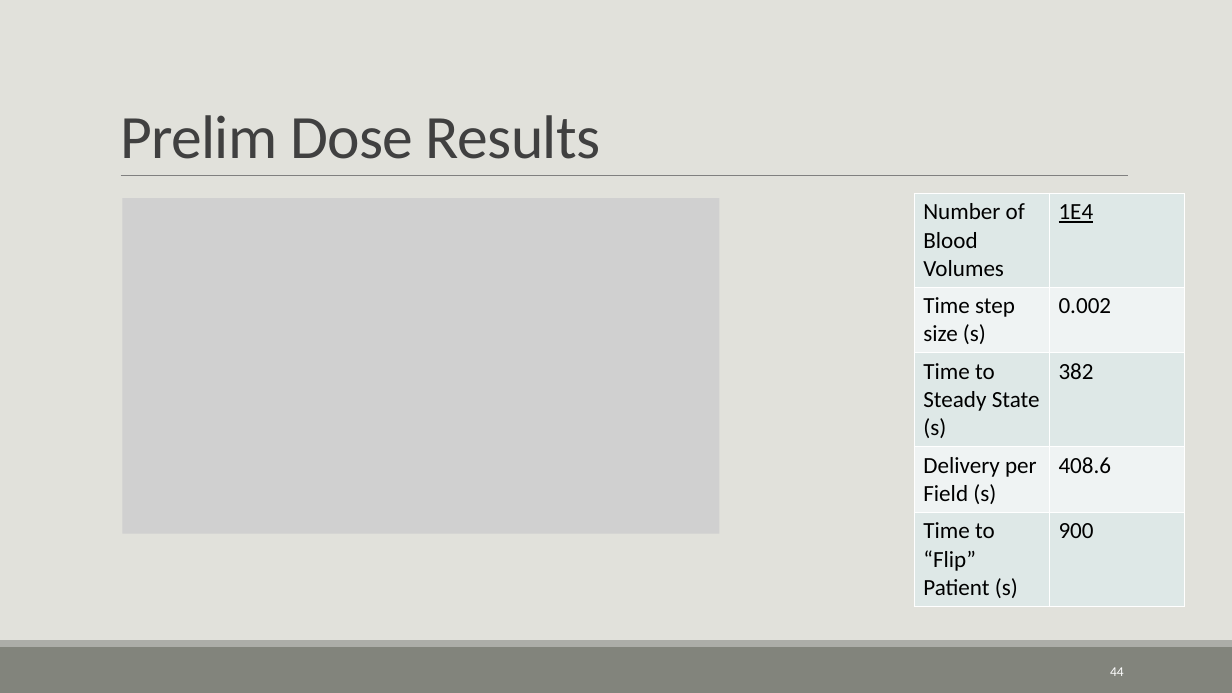
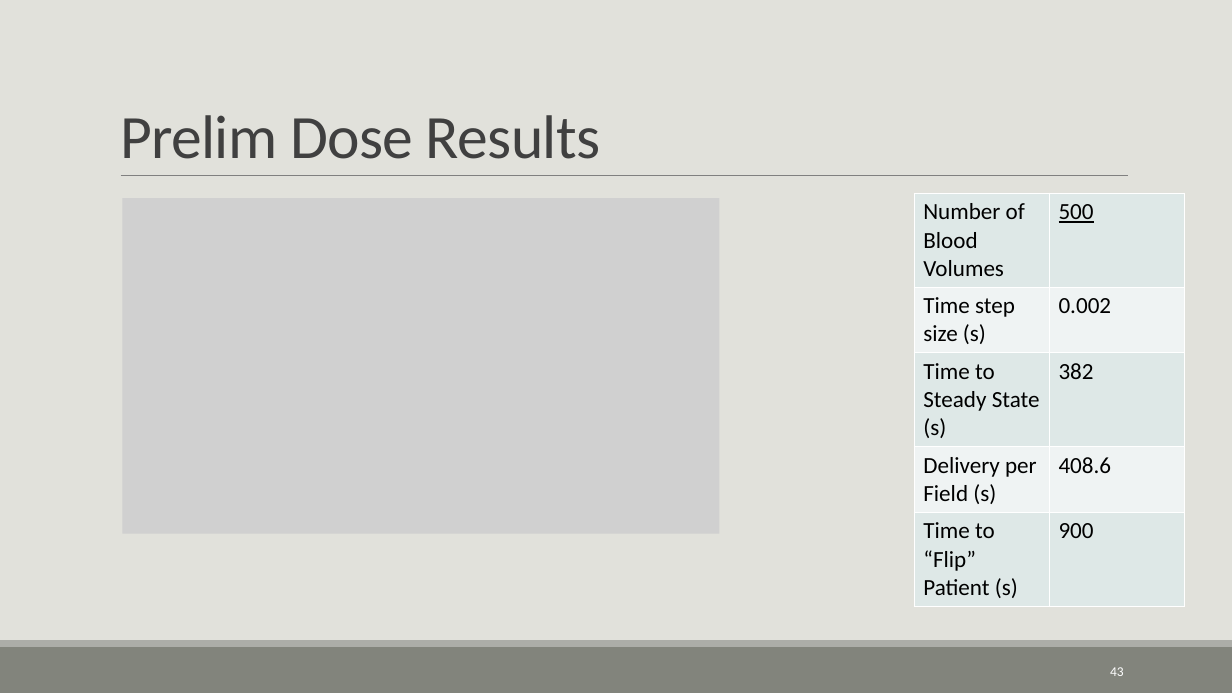
Before and after one commit to CNorthwayMedPhys/Full-Body-Flow-Model-Project, a slide deck: slide 43 of Working Documents/11.25_Committee Meeting.pptx (slide 44 before the commit). Drawn at 1232x693 pixels with LibreOffice and Linux fonts; fonts in the diff are those of the drawing; grey boxes stand for pictures. Boxes give left, top, right and bottom in pixels: in the first picture for what was removed or moved away, otherwise in the second. Text is boxed around its words. In the diff, an @@ line names an element or a change of style, - is before the commit and + after.

```diff
--- a/Working Documents/11.25_Committee Meeting.pptx
+++ b/Working Documents/11.25_Committee Meeting.pptx
@@ table at (914,193,1184,602) @@
-row 1, column 2: 1E4
+row 1, column 2: 500
@@ page number at (1110,667,1124,676): text changed @@
-44
+43
```
Also in this commit, not shown: 8 other slides changed, 2 slides added, 1 slide removed, 6 other files.
